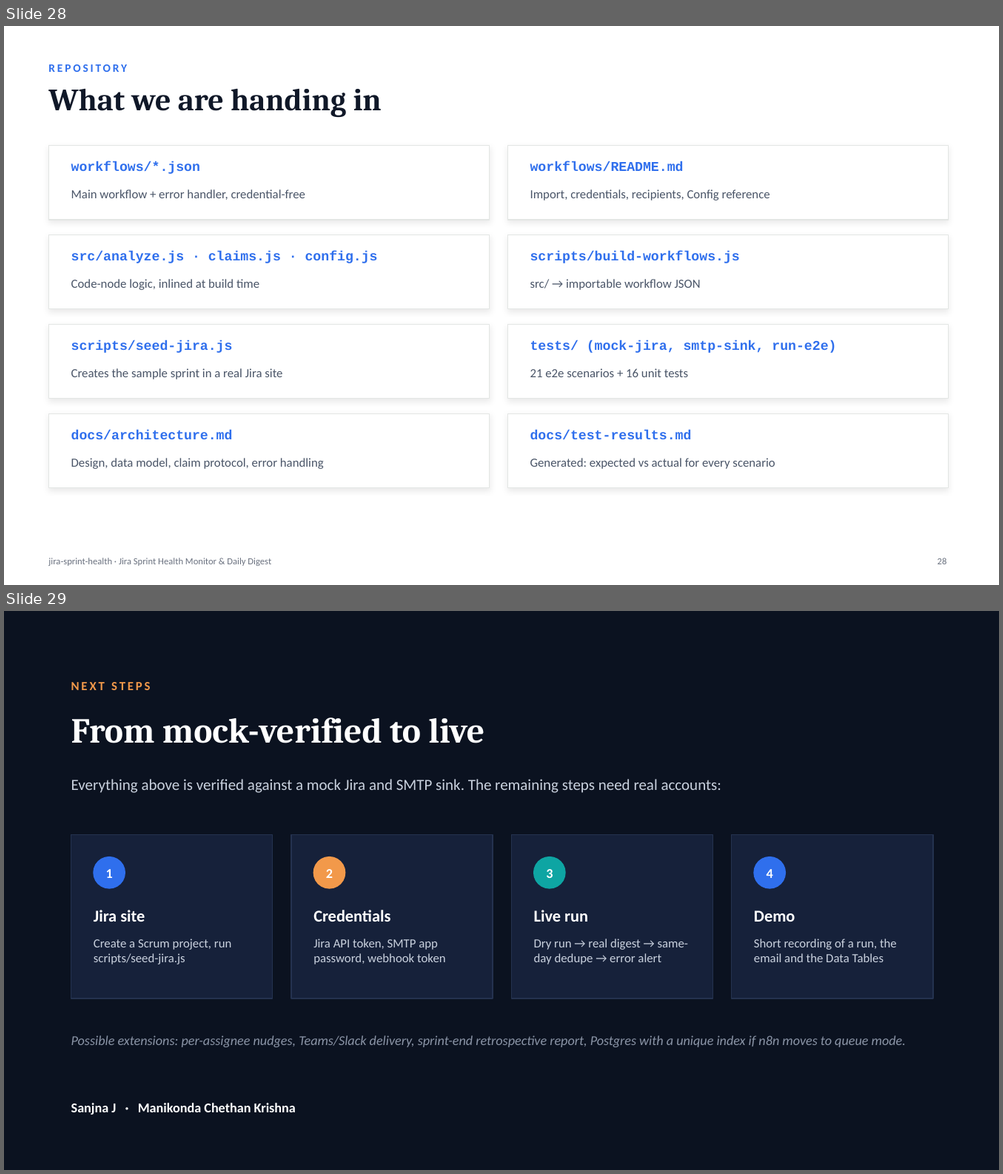
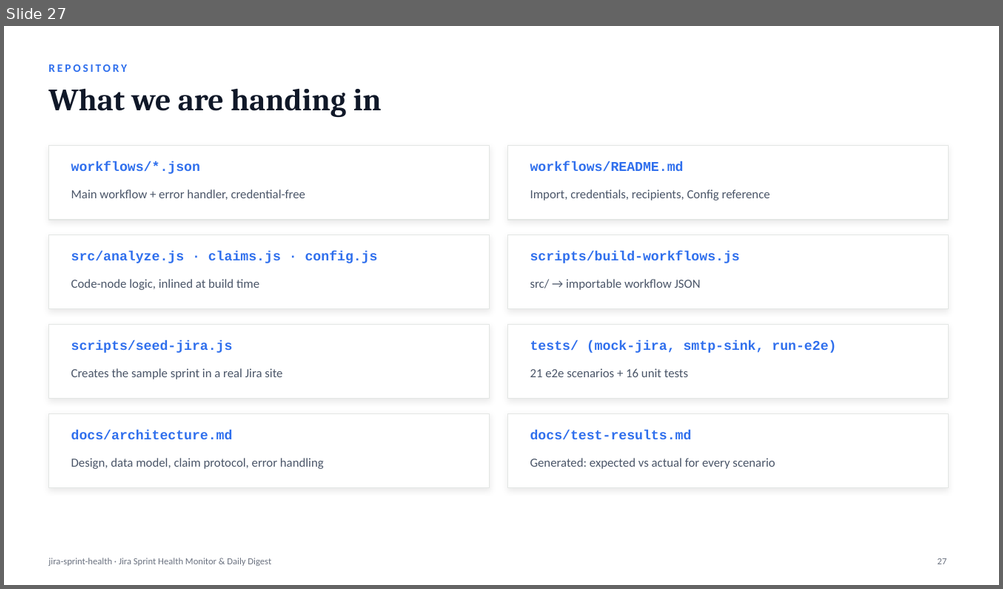
Before and after one commit to Chethan616/jira-sprint-health-n8n, a slide deck: deck/Jira-Sprint-Health-Monitor.pptx. Shown one above the other, each under a label of ours: slides 28 and 29 before the commit, slide 27 after it. The pictures are 1003x1174 and 1003x589 pixels, drawn with LibreOffice and Linux fonts; fonts in the diff are those of the drawing. Boxes give left, top, right and bottom in pixels: in the first picture for what was removed or moved away, otherwise in the second. Text is boxed around its words. In the diff, an @@ line names an element or a change of style, - is before the commit and + after.

```diff
--- a/deck/Jira-Sprint-Health-Monitor.pptx
+++ b/deck/Jira-Sprint-Health-Monitor.pptx
@@ slide 29 removed at [4,611,999,1170], background #0B1220 @@
@@ text removed at [71,682,150,690] @@
-NEXT STEPS
@@ text removed at [71,718,484,743] @@
-From mock-verified to live
@@ text removed at [71,779,721,793] @@
-Everything above is verified against a mock Jira and SMTP sink. The remaining steps need real accounts:
@@ rectangle removed at [71,834,273,999] @@
@@ rectangle removed at [291,834,492,999] @@
@@ rectangle removed at [512,834,713,999] @@
@@ rectangle removed at [731,834,933,999] @@
@@ ellipse removed at [94,857,125,889] @@
@@ text removed at [106,869,113,878] @@
-1
@@ ellipse removed at [313,857,345,889] @@
@@ text removed at [326,869,333,878] @@
-2
@@ ellipse removed at [534,857,565,889] @@
@@ text removed at [546,869,552,878] @@
-3
@@ ellipse removed at [754,857,785,889] @@
@@ text removed at [766,869,773,878] @@
-4
@@ text removed at [94,910,145,922] @@
-Jira site
@@ text removed at [313,910,390,922] @@
-Credentials
@@ text removed at [534,910,588,922] @@
-Live run
@@ text removed at [754,911,794,922] @@
-Demo
@@ text removed at [94,939,231,965] @@
-Create a Scrum project, run scripts/seed-jira.js
@@ text removed at [313,939,446,965] @@
-Jira API token, SMTP app password, webhook token
@@ text removed at [534,939,688,965] @@
-Dry run → real digest → same-day dedupe → error alert
@@ text removed at [754,939,896,963] @@
-Short recording of a run, the email and the Data Tables
@@ text removed at [71,1036,905,1048] @@
-Possible extensions: per-assignee nudges, Teams/Slack delivery, sprint-end retrospective report, Postgres with a unique index if n8n moves to queue mode.
@@ text removed at [71,1103,296,1115] @@
-Sanjna J · Manikonda Chethan Krishna
@@ what was slide 28 is now slide 27 @@
@@ page number at [937,559,947,565]: text changed @@
-28
+27
```
Also in this commit, not shown: 8 slides changed, 1 other slide removed, 5 other files.
